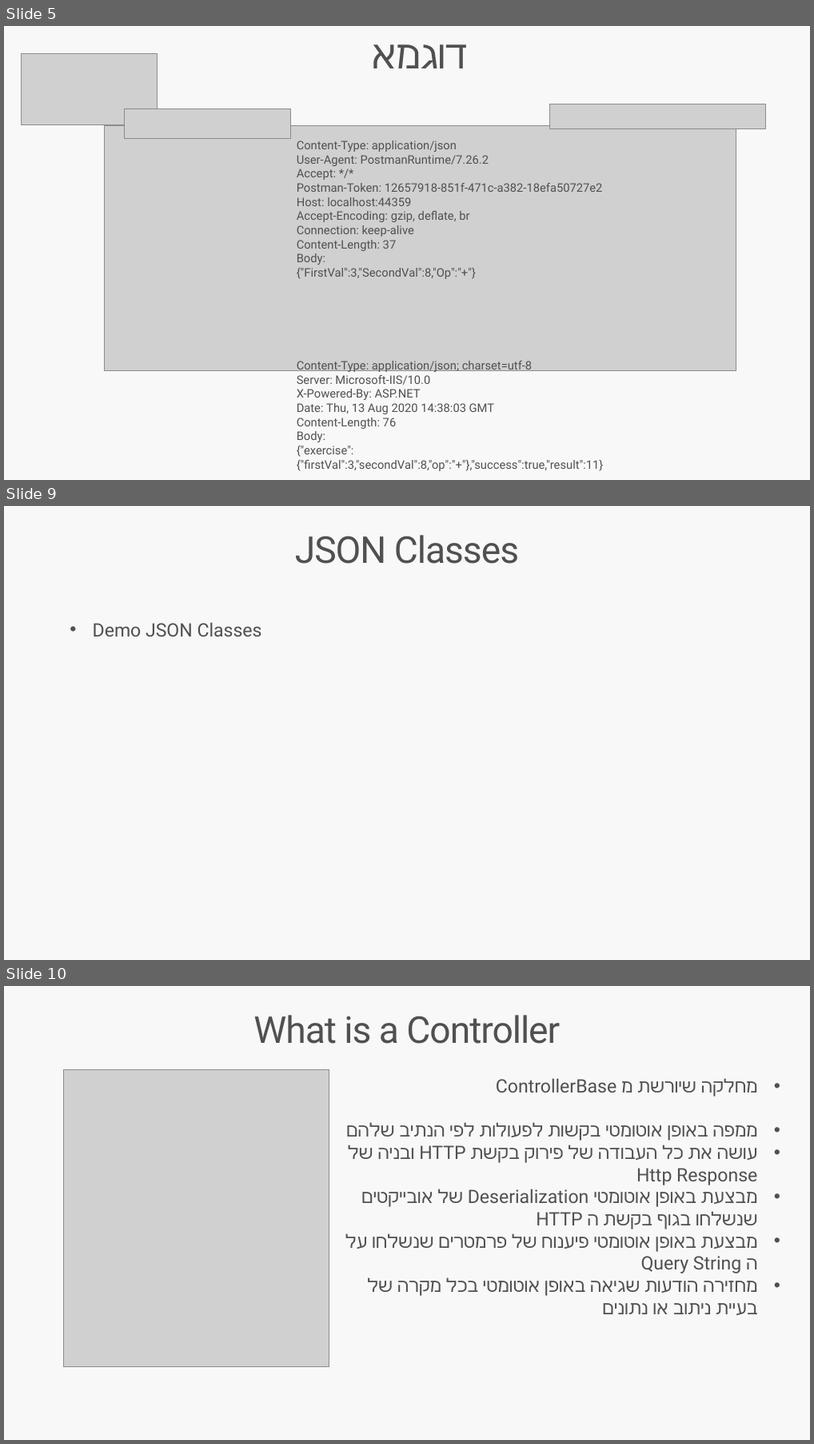
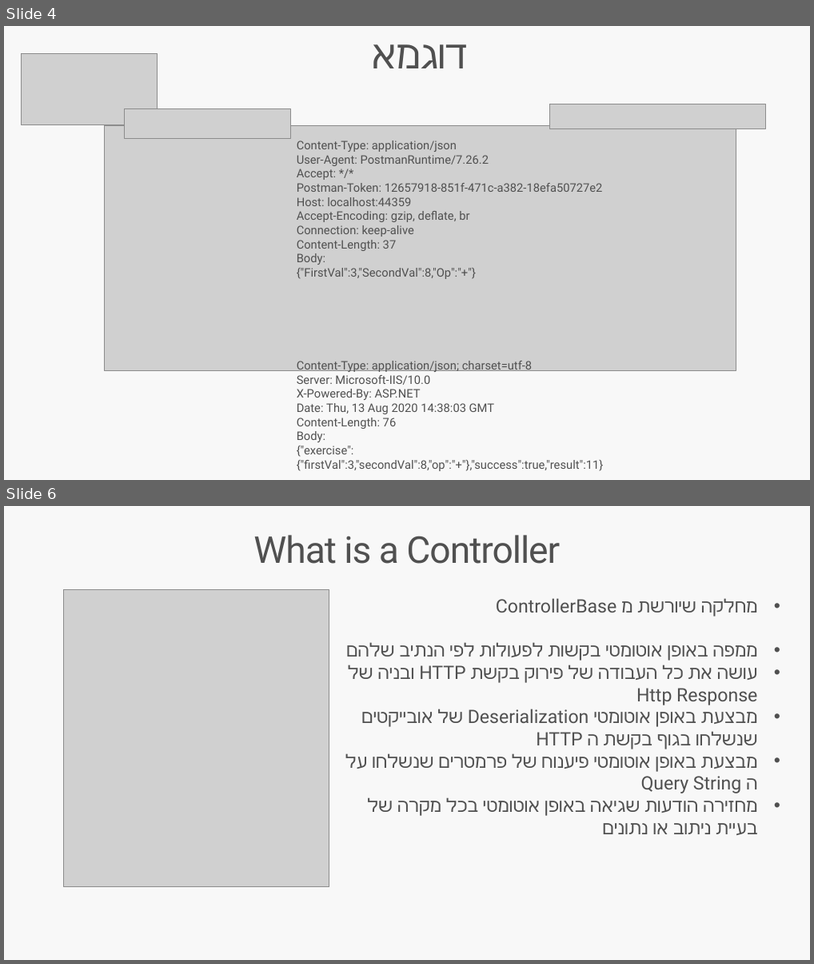
Before and after one commit to stma1one/WebAPIDTOLesson, a slide deck: Docs/JSON and Rest Web API.pptx. Shown one above the other, each under a label of ours: slides 5, 9 and 10 before the commit, slides 4 and 6 after it; the slides between them are not shown. The pictures are 814x1444 and 814x964 pixels, drawn with LibreOffice and Linux fonts; fonts in the diff are those of the drawing; grey boxes stand for pictures. Boxes give left, top, right and bottom in pixels: in the first picture for what was removed or moved away, otherwise in the second. Text is boxed around its words. In the diff, an @@ line names an element or a change of style, - is before the commit and + after.

```diff
--- a/Docs/JSON and Rest Web API.pptx
+++ b/Docs/JSON and Rest Web API.pptx
@@ slide 9 removed at bbox=[4, 506, 810, 960], background #F8F8F8 @@
@@ title removed at bbox=[295, 535, 519, 564] @@
-JSON Classes
@@ text removed at bbox=[93, 622, 262, 636] @@
-• Demo JSON Classes
@@ what was slide 5 is now slide 4 @@
@@ what was slide 10 is now slide 6 @@
```
Also in this commit, not shown: 3 slides changed, 1 slide added, 7 other slides removed.
